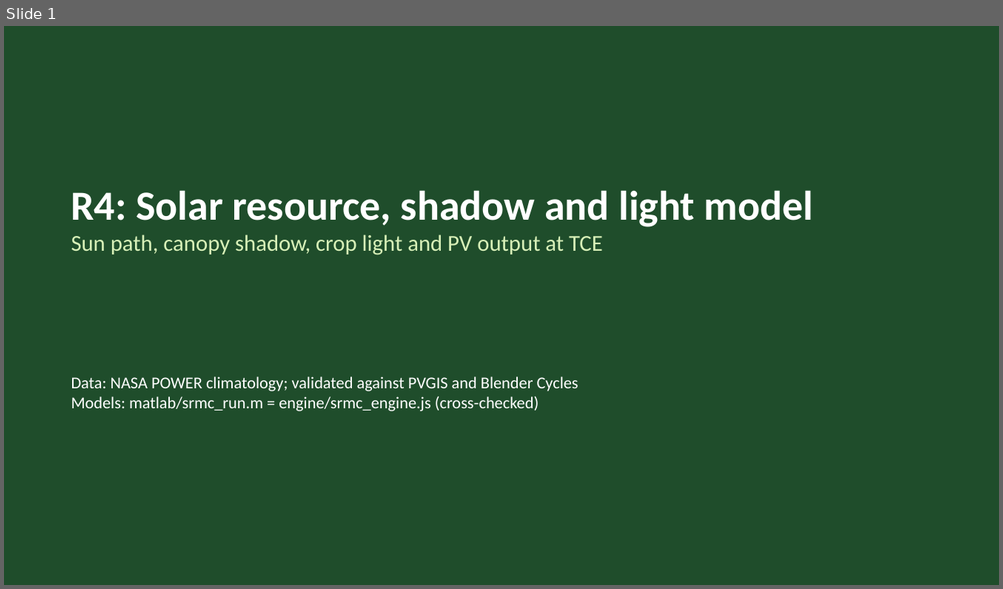
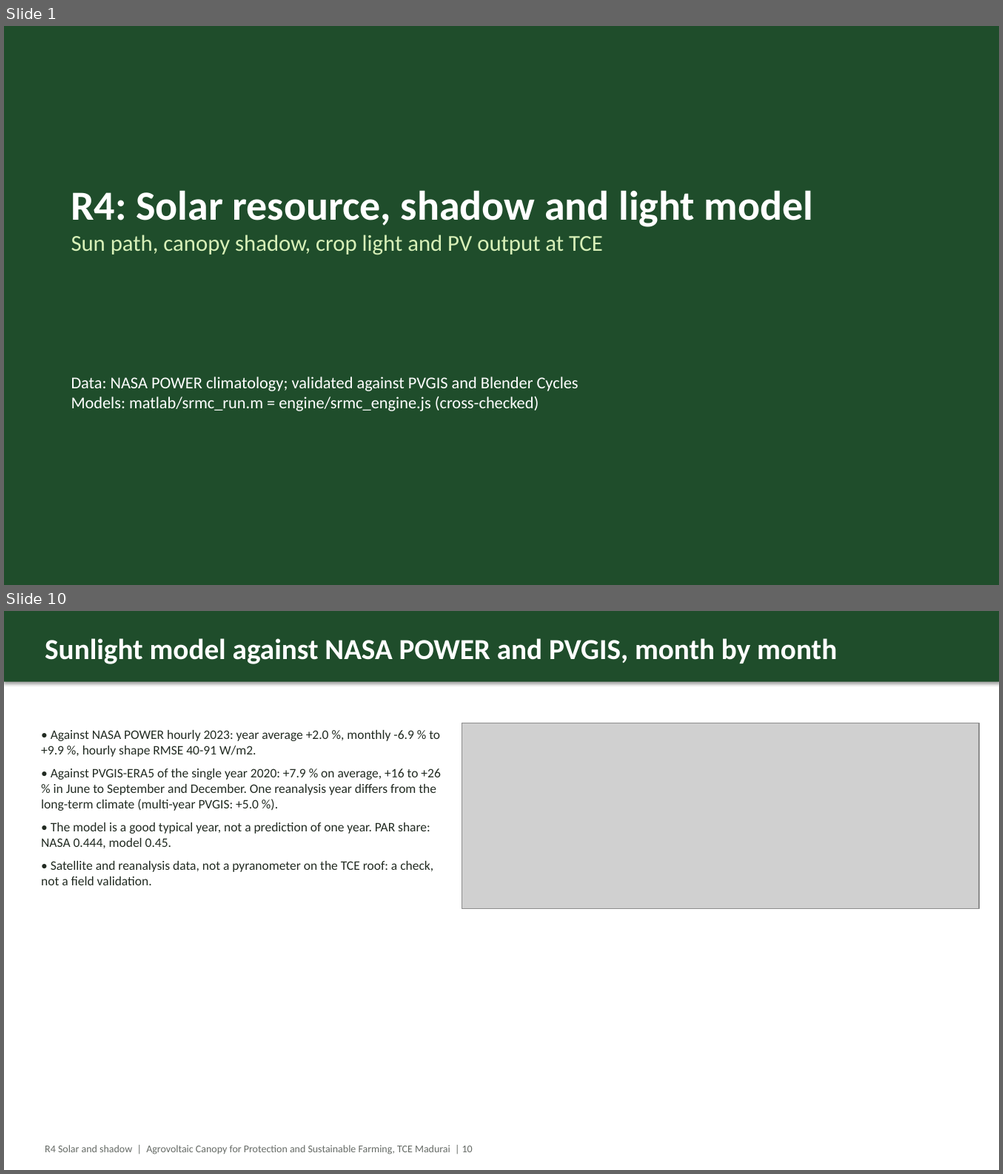
Before and after one commit to thanwin19/agrovoltaic-canopy-srmc, a slide deck: Proof/08_Reports_and_Posters/review_decks/Review2_Solar_and_Shadow.pptx. Shown one above the other, each under a label of ours: slide 1 before the commit, slides 1 and 10 after it; the slides between them are not shown. The pictures are 1003x589 and 1003x1174 pixels, drawn with LibreOffice and Linux fonts; fonts in the diff are those of the drawing; grey boxes stand for pictures. Boxes give left, top, right and bottom in pixels: in the first picture for what was removed or moved away, otherwise in the second. Text is boxed around its words. In the diff, an @@ line names an element or a change of style, - is before the commit and + after.

```diff
--- a/Proof/08_Reports_and_Posters/review_decks/Review2_Solar_and_Shadow.pptx
+++ b/Proof/08_Reports_and_Posters/review_decks/Review2_Solar_and_Shadow.pptx
@@ slide 10 added at [4, 611, 999, 1170], background #FFFFFF @@
@@ rectangle added at [4, 611, 999, 682], fill #1F4D2B @@
@@ text added at [45, 638, 836, 664], 28 pt, text #FFFFFF, bold @@
+Sunlight model against NASA POWER and PVGIS, month by month
@@ text added at [41, 730, 440, 886], 12.5 pt, text #222B22 @@
+• Against NASA POWER hourly 2023: year average +2.0 %, monthly -6.9 % to +9.9 %, hourly shape RMSE 40-91 W/m2.
+• Against PVGIS-ERA5 of the single year 2020: +7.9 % on average, +16 to +26 % in June to September and December. One reanalysis year differs from the long-term climate (multi-year PVGIS: +5.0 %).
+• The model is a good typical year, not a prediction of one year. PAR share: NASA 0.444, model 0.45.
+• Satellite and reanalysis data, not a pyranometer on the TCE roof: a check, not a field validation.
@@ picture added at [461, 723, 979, 909] @@
@@ text added at [45, 1145, 472, 1155], 10 pt, text #666B66 @@
+R4 Solar and shadow | Agrovoltaic Canopy for Protection and Sustainable Farming, TCE Madurai | 10
```
Also in this commit, not shown: 1 slide changed, 1 other slide added, 18 other files.
